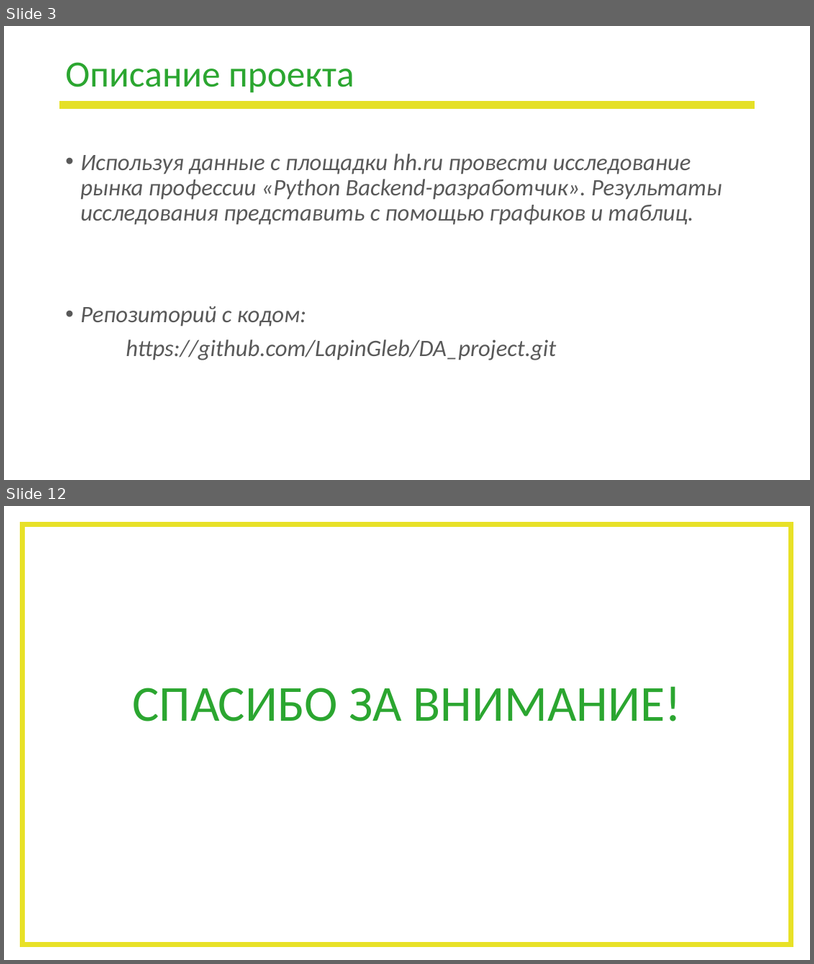
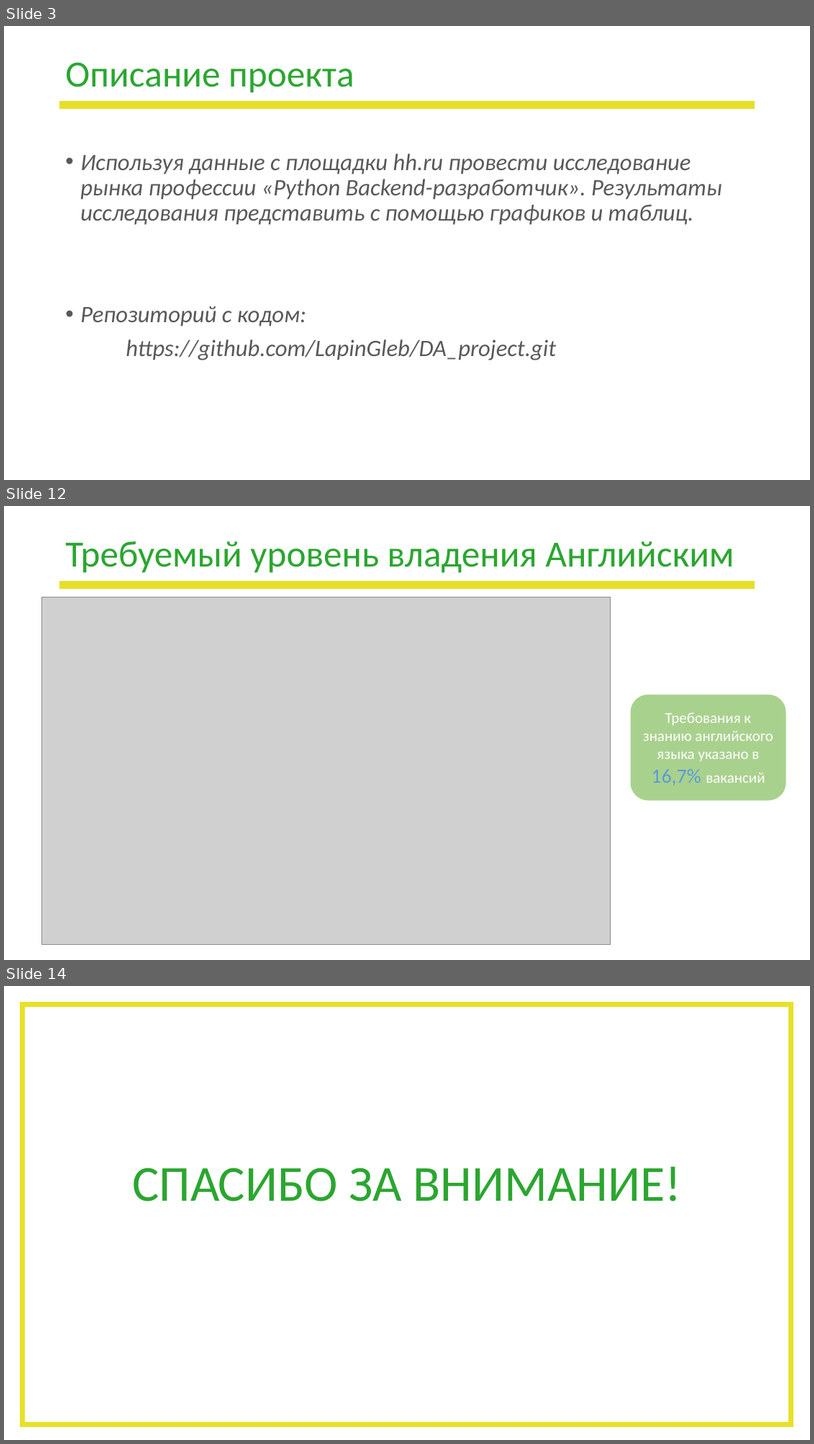
Before and after one commit to LapinGleb/DA_project, a slide deck: Школа_DA_Презентация_проекта.pptx. Shown one above the other, each under a label of ours: slides 3 and 12 before the commit, slides 3, 12 and 14 after it; the slides between them are not shown. The pictures are 814x964 and 814x1444 pixels, drawn with LibreOffice and Linux fonts; fonts in the diff are those of the drawing; grey boxes stand for pictures; background and template pictures are left out. Boxes give left, top, right and bottom in pixels: in the first picture for what was removed or moved away, otherwise in the second. Text is boxed around its words. In the diff, an @@ line names an element or a change of style, - is before the commit and + after.

```diff
--- a/Школа_DA_Презентация_проекта.pptx
+++ b/Школа_DA_Презентация_проекта.pptx
@@ slide 12 added at (4,506,810,960), background #FFFFFF; not listed: 1 template element that a slide beside it also shows @@
@@ title added at (65,541,734,573), 44 pt, text #2BA630 @@
+Требуемый уровень владения Английским
@@ picture added at (42,597,611,944) @@
@@ rounded rectangle added at (630,695,786,800), fill #A9D18E, 18 pt, text #FFFFFF @@
+Требования к знанию английского языка указано в 16,7% вакансий
@@ what was slide 12 is now slide 14 @@
```
Also in this commit, not shown: 9 slides changed, 2 other slides added, 1 slide removed, 4 other files.
